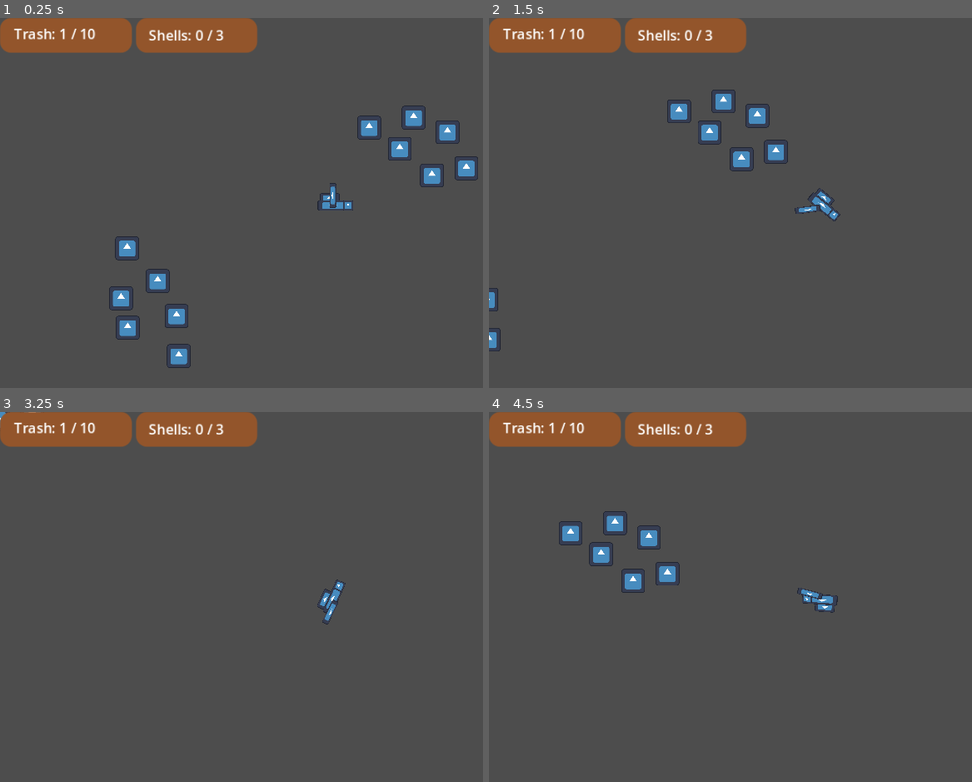
Above: before the commit, frames 1-4 (two rows, left to right).
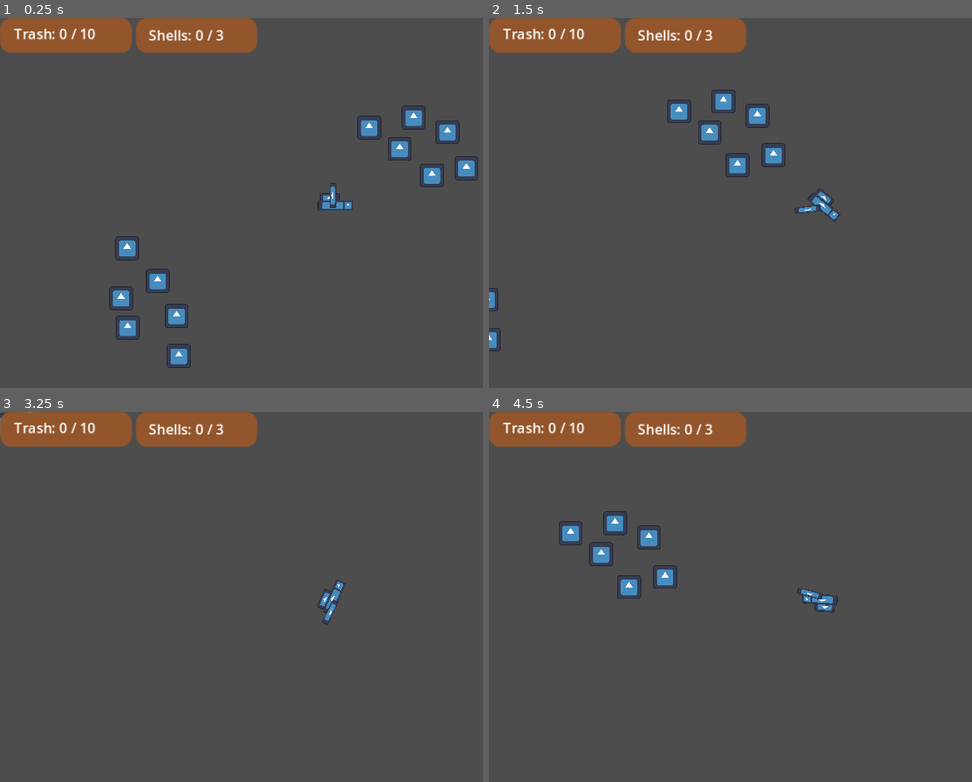
Above: after the commit, the same moments.

Repository: MDSErikaFF/GDV210_GamesForImpact
Game: Godot game, scene res://Scenes/Levels/test_level.tscn
Same seed, same stepped clock (60 frames per second), same inputs: the game is played once before the commit and once after it. The project has no main scene, so this scene is started directly. The engine's default icon, where the game draws it, is replaced by a stand-in: a white triangle on a blue panel in a dark square.
Inputs (mouse positions are in pixels of both pictures, inside the frame that each line leads up to):
- Up to frame 1 (0.25 s): no input
- Up to frame 2 (1.5 s): move the mouse to (967, 188) at 0.52 s; press the mouse at (967, 188) at 0.53 s; hold D (Right) 0.53-1.28 s; move the mouse to (687, 225) at 1.27 s; release the mouse at (687, 225) at 1.28 s; hold S (Down) from 1.28 s (still down); click (687, 225) at 1.35 s
- Up to frame 3 (3.25 s): move the mouse to (400, 515) at 2.02 s; release S (Down) at 2.03 s; press the mouse at (400, 515) at 2.03 s; hold D (Right) 2.03-2.78 s; tap Enter at 2.75 s; move the mouse to (299, 674) at 2.77 s; release the mouse at (299, 674) at 2.78 s; hold W (Up) from 2.78 s (still down); click (299, 674) at 2.85 s
- Up to frame 4 (4.5 s): move the mouse to (outside the picture) at 3.52 s; release W (Up) at 3.53 s; press the mouse at (outside the picture) at 3.53 s; hold A (Left) from 3.53 s (still down); move the mouse to (624, 541) at 4.27 s; release the mouse at (624, 541) at 4.28 s; click (624, 541) at 4.35 s

The runs differ from the first frame. In frame 1, less than 0.1% of the frame differs, in the area x 12-14%, y 2-6%; in frame 2, 0.5%, in the area x 12-62%, y 2-44%; in frame 3, less than 0.1%; in frame 4, 0.5%.
Error before the commit: Invalid access to property or key 'global_position' on a base object of type 'Nil'. (res://Scripts/entities/other/trash.gd:25)

Commit message:
updated trash and vacuum marker target
updated trash and vacuum to no longer need to manualy add vacuum marker2d as target. made the marker2d position updated global in gamemanager

Diff:
--- a/gdv210_gamesforimpact/Scripts/entities/Player/vacuum.gd
+++ b/gdv210_gamesforimpact/Scripts/entities/Player/vacuum.gd
@@ -9,6 +9,7 @@
 func _process(delta):
 	if Input.is_action_pressed("LeftClick"):
 		GameManager.CurrentlyVacuum = true
+		GameManager.targetVacuumMarker = $VacuumTexture/endPoint.global_position
 	else:
 		GameManager.CurrentlyVacuum = false
 
--- a/gdv210_gamesforimpact/Scripts/entities/other/trash.gd
+++ b/gdv210_gamesforimpact/Scripts/entities/other/trash.gd
@@ -1,8 +1,6 @@
 extends CharacterBody2D
 
 @export var TrashTexture : Sprite2D
-@export var target : Marker2D #for the target to be detected the vacuum, and the player due to the vacuum being in the player,
-							  #will need to be made local so the trash can be assighned to the target marker.
 
 @export var min_speed: float = 5.0
 @export var max_speed: float = 10000.0
@@ -22,9 +20,9 @@
 func _process(delta):
 	if GameManager.CurrentlyVacuum && is_in_trash_area:
 		#trash being vacuumed in a lerp
-		var distance = global_position.distance_to(target.global_position)
+		var distance = global_position.distance_to(GameManager.targetVacuumMarker)
 		var speed = clamp(lerp_base / distance, min_speed, max_speed)
-		global_position = global_position.move_toward(target.global_position, speed * delta)
+		global_position = global_position.move_toward(GameManager.targetVacuumMarker, speed * delta)
 
 		#when it gets to the target, the noosel of the vacuum, it goes to on_target_reached()
 		if distance <= reach_threshold && !has_reached_target:
@@ -49,7 +47,7 @@
 
 func on_target_reached():
 	#checks if it can pick up any more
-	if GameManager.TrashCollected <= GameManager.MaxTrashStorage:
+	if GameManager.TrashCollected <= GameManager.MaxTrashStorage - 1:
 		GameManager.TrashCollected += 1 #adds the number to the backpack
 		print("Trash amount collected: ", GameManager.TrashCollected)
 		queue_free() #then removes the object
--- a/gdv210_gamesforimpact/Scripts/global/GameManager.gd
+++ b/gdv210_gamesforimpact/Scripts/global/GameManager.gd
@@ -4,8 +4,9 @@
 var CurrentlyVacuum : bool = false #so the rubbish can get picked up
 var VacuumSizeLevel = 1 #for the level up of equipment. 1 is the lowest
 var VacuumMaxSizeLevel = 1.4
-var TrashCollected = 1
+var TrashCollected = 0
 var MaxTrashStorage = 10
+var targetVacuumMarker : Vector2
 
 var ShellsCollected = 0;
 var MaxShells = 3;
Not shown: 1 places in gdv210_gamesforimpact/Scenes/Levels/test_level.tscn that only renumber resources
Not shown, added: gdv210_gamesforimpact/Scenes/Levels/tes8BD.tmp
Not shown, added: gdv210_gamesforimpact/Scenes/Levels/tes92D.tmp
